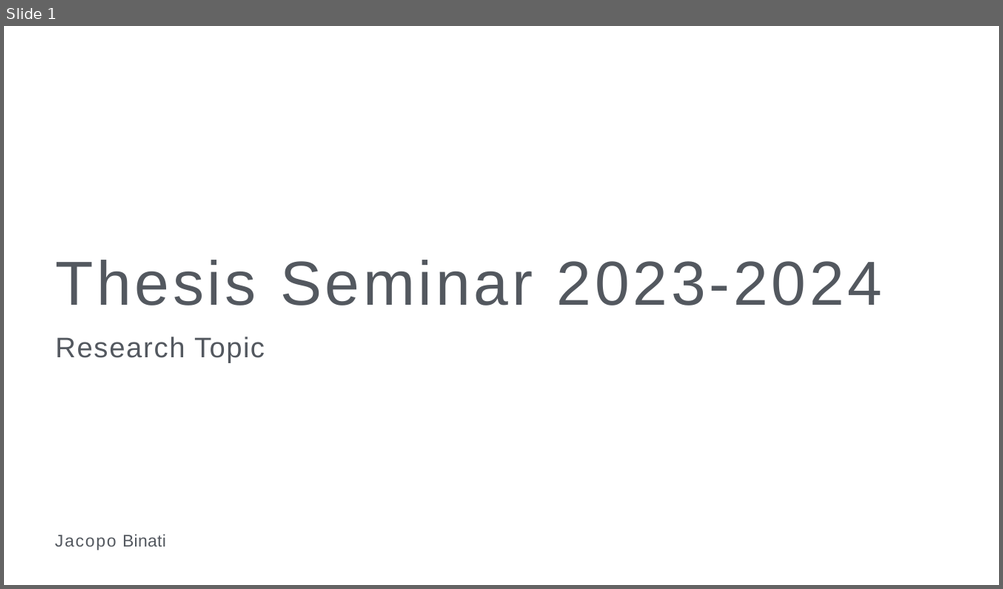
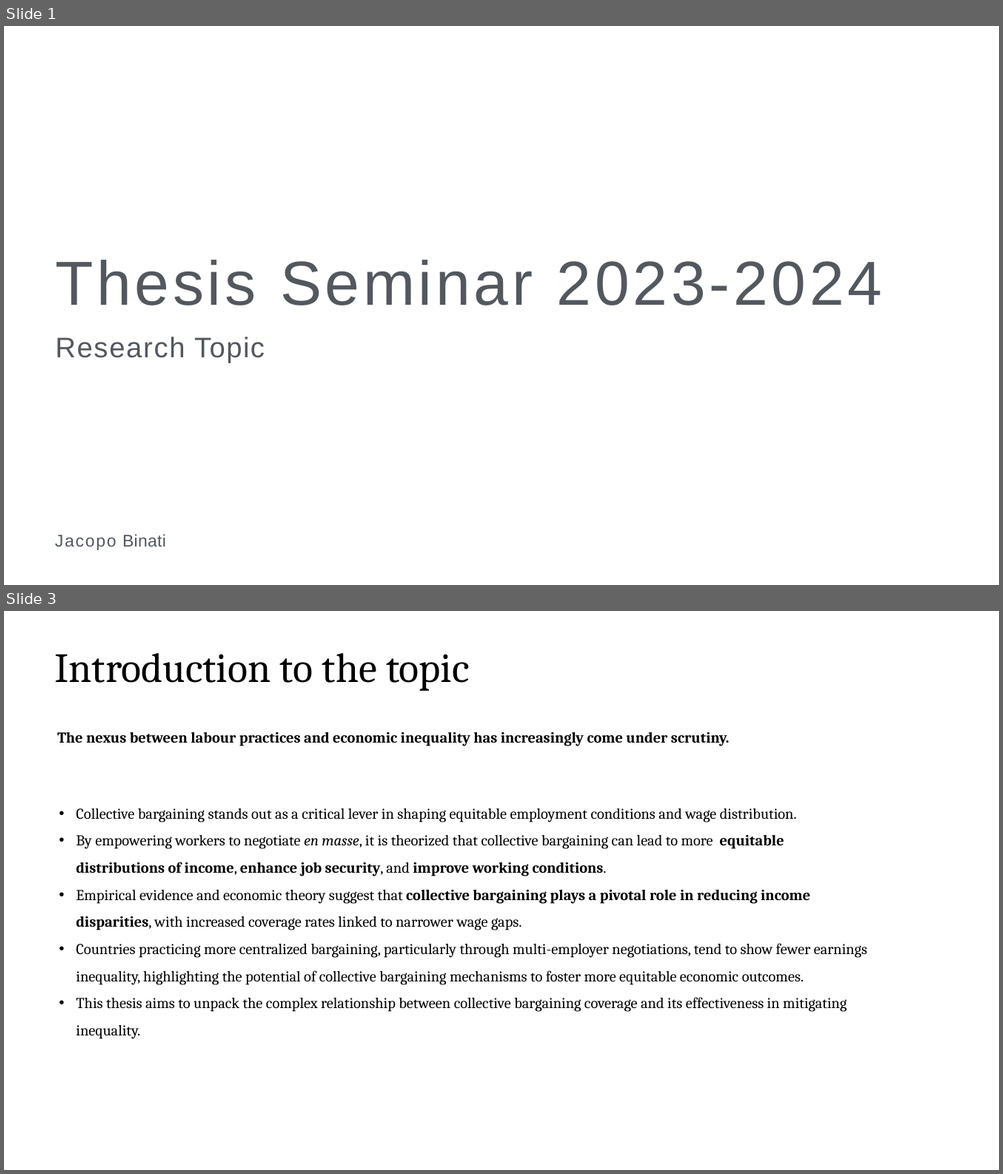
Before and after one commit to Jacopo21/MA_Thesis, a slide deck: presentations/presentation_JacopoBinati.pptx. Shown one above the other, each under a label of ours: slide 1 before the commit, slides 1 and 3 after it; the slides between them are not shown. The pictures are 1003x589 and 1003x1174 pixels, drawn with LibreOffice and Linux fonts; fonts in the diff are those of the drawing; background and template pictures are left out. Boxes give left, top, right and bottom in pixels: in the first picture for what was removed or moved away, otherwise in the second. Text is boxed around its words. In the diff, an @@ line names an element or a change of style, - is before the commit and + after.

```diff
--- a/presentations/presentation_JacopoBinati.pptx
+++ b/presentations/presentation_JacopoBinati.pptx
@@ slide 3 added at [4,611,999,1170], background picture (left out) @@
@@ title added at [54,653,469,691], 66 pt, text #000000 @@
+Introduction to the topic
@@ text added at [57,732,729,746], 24 pt, text #000000, bold @@
+The nexus between labour practices and economic inequality has increasingly come under scrutiny.
@@ text added at [76,809,867,1039], 24 pt, text #000000 @@
+• Collective bargaining stands out as a critical lever in shaping equitable employment conditions and wage distribution.
+• By empowering workers to negotiate en masse, it is theorized that collective bargaining can lead to more equitable distributions of income, enhance job security, and improve working conditions.
+• Empirical evidence and economic theory suggest that collective bargaining plays a pivotal role in reducing income disparities, with increased coverage rates linked to narrower wage gaps.
+• Countries practicing more centralized bargaining, particularly through multi-employer negotiations, tend to show fewer earnings inequality, highlighting the potential of collective bargaining mechanisms to foster more equitable economic outcomes.
+• This thesis aims to unpack the complex relationship between collective bargaining coverage and its effectiveness in mitigating inequality.
```
Also in this commit, not shown: 5 slides changed, 4 other slides added, 1 slide removed, 14 other files.
